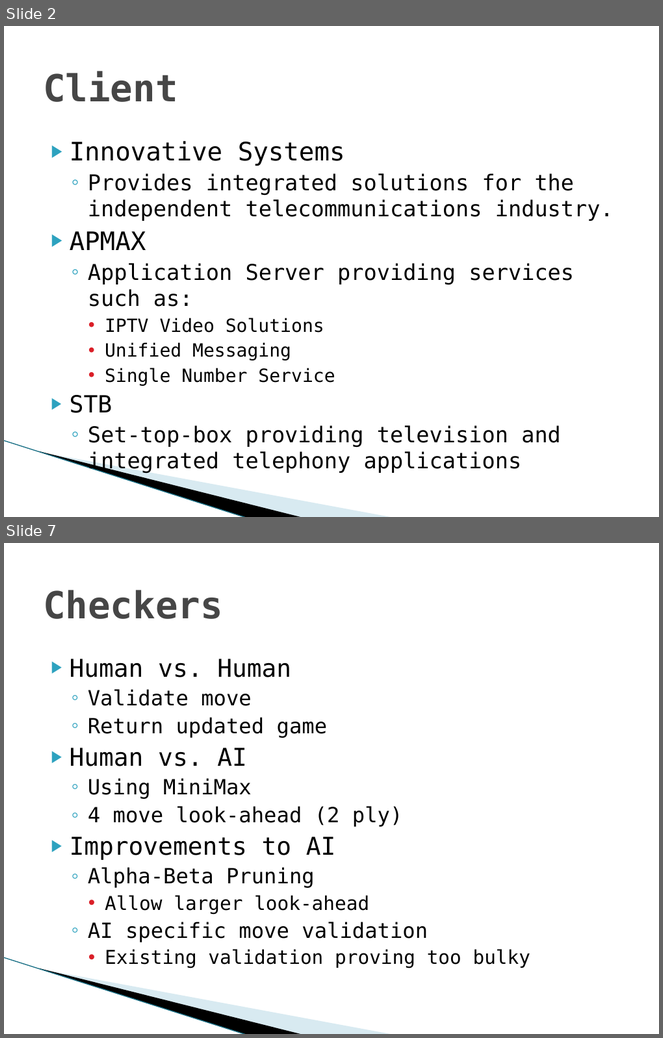
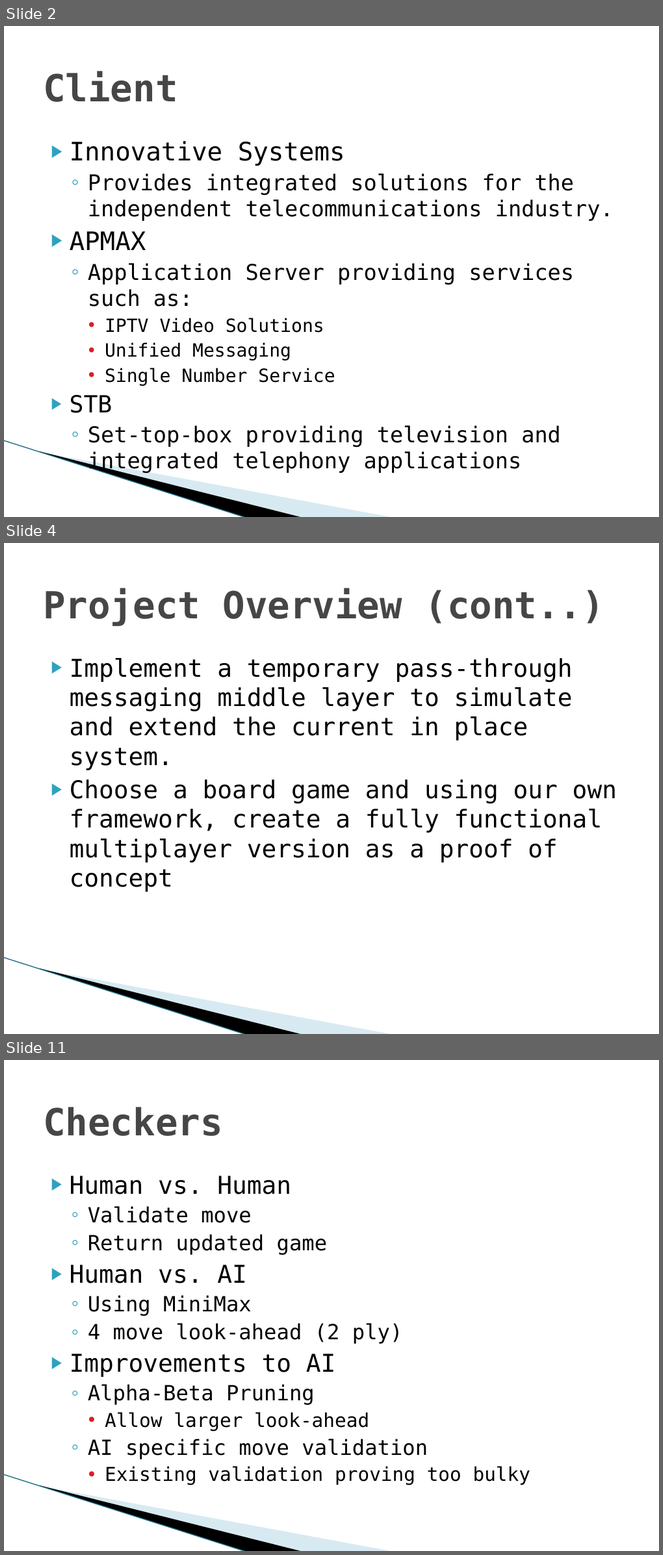
Before and after one commit to SDSMT-CSC/STBMF, a slide deck: docs/srDesign_ClientPresentation3.pptx. Shown one above the other, each under a label of ours: slides 2 and 7 before the commit, slides 2, 4 and 11 after it; the slides between them are not shown. The pictures are 663x1038 and 663x1555 pixels, drawn with LibreOffice and Linux fonts; fonts in the diff are those of the drawing; background and template pictures are left out. Boxes give left, top, right and bottom in pixels: in the first picture for what was removed or moved away, otherwise in the second. Text is boxed around its words. In the diff, an @@ line names an element or a change of style, - is before the commit and + after.

```diff
--- a/docs/srDesign_ClientPresentation3.pptx
+++ b/docs/srDesign_ClientPresentation3.pptx
@@ slide 4 added at [4,543,659,1034], background #FFFFFF; not listed: 3 template elements that a slide beside it also shows @@
@@ title added at [43,588,605,626], 41 pt, text #464646, bold @@
+Project Overview (cont..)
@@ text added at [70,658,617,892], 27 pt, text #000000 @@
+▶ Implement a temporary pass-through messaging middle layer to simulate and extend the current in place system.
+▶ Choose a board game and using our own framework, create a fully functional multiplayer version as a proof of concept
@@ what was slide 7 is now slide 11 @@
```
Also in this commit, not shown: 3 slides changed, 7 other slides added, 1 slide removed.
